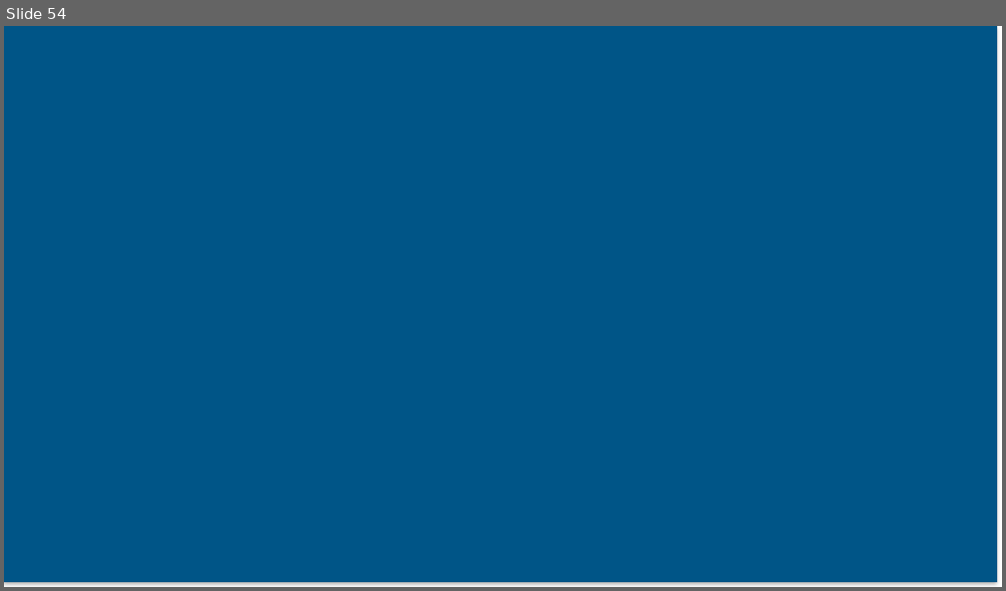
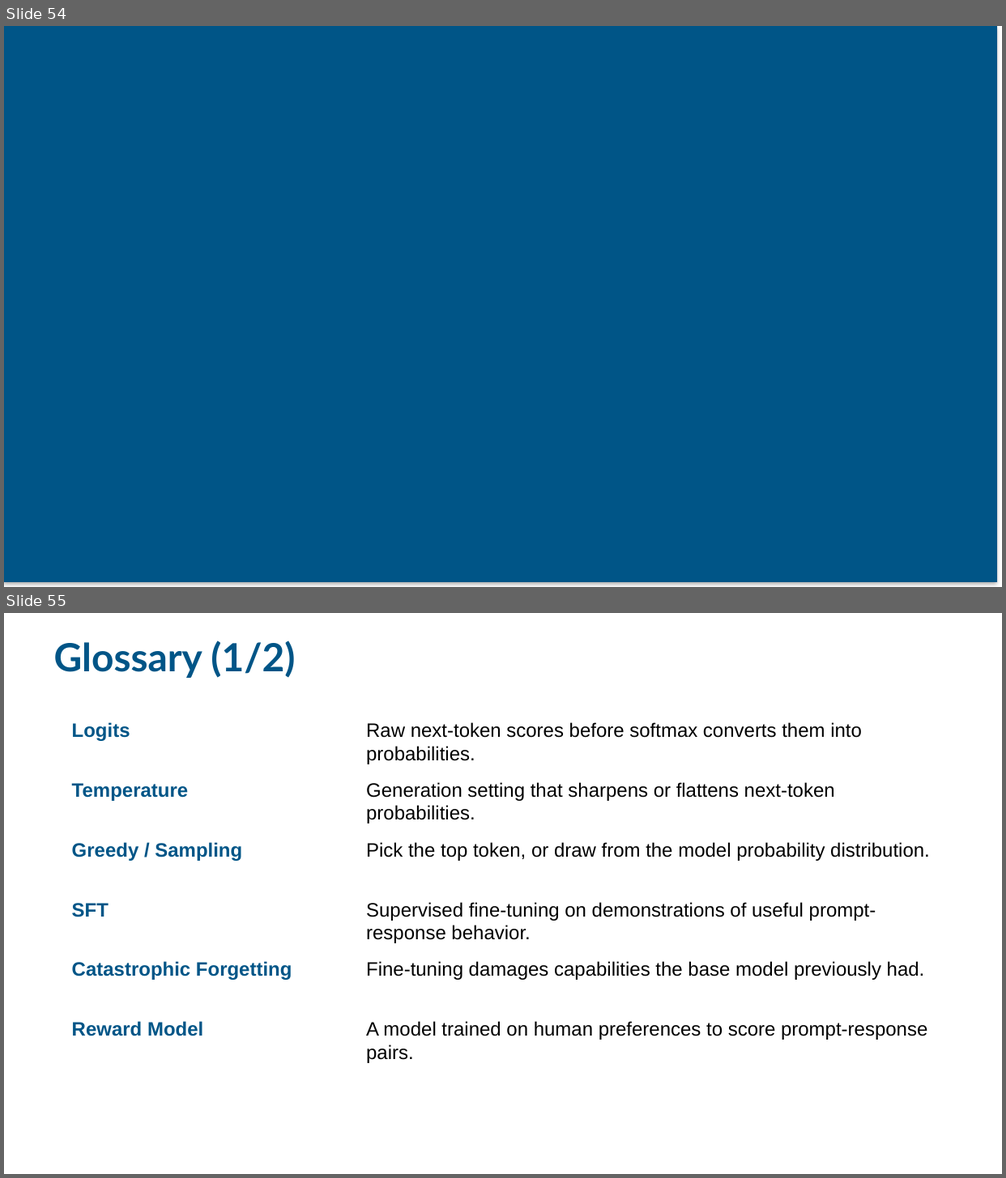
Before and after one commit to ucla-anderson-SSAI/SSAI, a slide deck: Slides/Week 7/Week7_newnew.pptx. Shown one above the other, each under a label of ours: slide 54 before the commit, slides 54 and 55 after it. The pictures are 1006x591 and 1006x1178 pixels, drawn with LibreOffice and Linux fonts; fonts in the diff are those of the drawing. Boxes give left, top, right and bottom in pixels: in the first picture for what was removed or moved away, otherwise in the second. Text is boxed around its words. In the diff, an @@ line names an element or a change of style, - is before the commit and + after.

```diff
--- a/Slides/Week 7/Week7_newnew.pptx
+++ b/Slides/Week 7/Week7_newnew.pptx
@@ slide 55 added at (4, 613, 1002, 1174), background #FFFFFF @@
@@ text added at (54, 641, 295, 678), 28 pt, text #005587, bold @@
+Glossary (1/2)
@@ text added at (72, 722, 130, 741), 14 pt, text #005587, bold @@
+Logits
@@ text added at (366, 722, 862, 764), 14 pt, text #000000 @@
+Raw next-token scores before softmax converts them into probabilities.
@@ text added at (366, 782, 835, 824), 14 pt, text #000000 @@
+Generation setting that sharpens or flattens next-token probabilities.
@@ text added at (72, 783, 189, 801), 14 pt, text #005587, bold @@
+Temperature
@@ text added at (72, 842, 242, 861), 14 pt, text #005587, bold @@
+Greedy / Sampling
@@ text added at (366, 842, 930, 861), 14 pt, text #000000 @@
+Pick the top token, or draw from the model probability distribution.
@@ text added at (72, 903, 108, 918), 14 pt, text #005587, bold @@
+SFT
@@ text added at (366, 902, 876, 943), 14 pt, text #000000 @@
+Supervised fine-tuning on demonstrations of useful prompt-response behavior.
@@ text added at (72, 961, 292, 980), 14 pt, text #005587, bold @@
+Catastrophic Forgetting
@@ text added at (366, 961, 925, 980), 14 pt, text #000000 @@
+Fine-tuning damages capabilities the base model previously had.
@@ text added at (72, 1021, 203, 1037), 14 pt, text #005587, bold @@
+Reward Model
@@ text added at (366, 1021, 927, 1063), 14 pt, text #000000 @@
+A model trained on human preferences to score prompt-response pairs.
```
Also in this commit, not shown: 1 slide changed, 6 other files.
